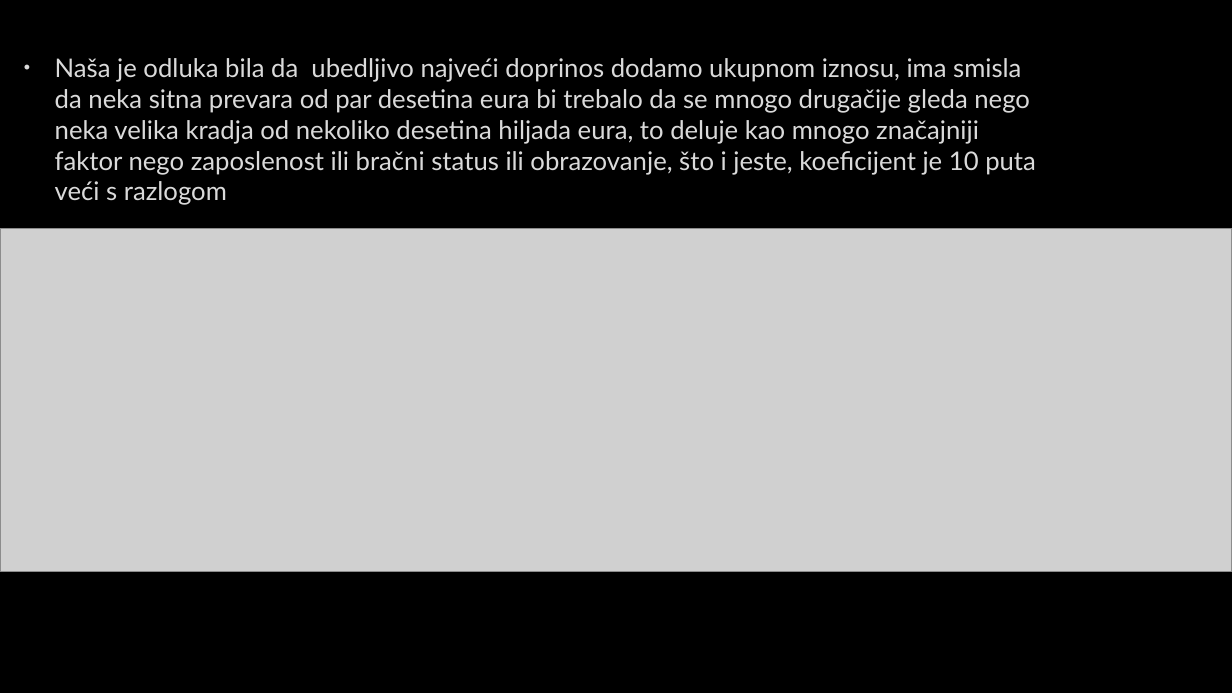
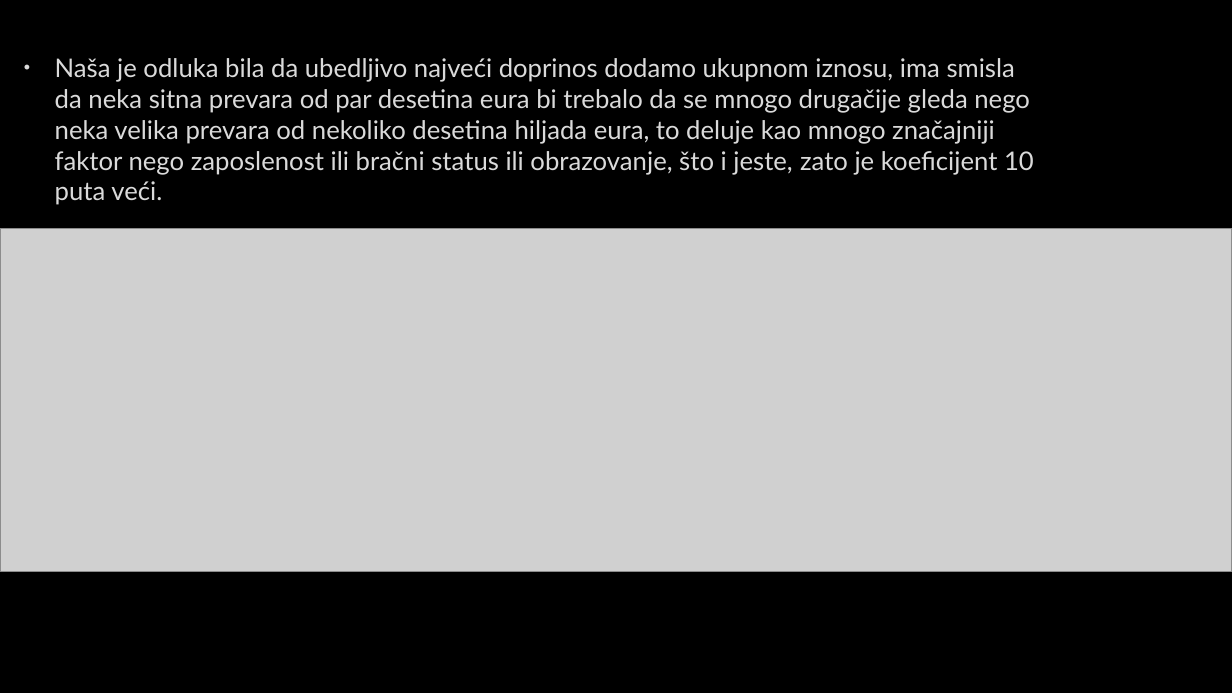
Before and after one commit to urospetraskovic/PravnaInformatikaTeam8, a slide deck: slide 39 of Project/Prezentacija.pptx. Drawn at 1232x693 pixels with LibreOffice and Linux fonts; fonts in the diff are those of the drawing; grey boxes stand for pictures; background and template pictures are left out. Boxes give left, top, right and bottom in pixels: in the first picture for what was removed or moved away, otherwise in the second. Text is boxed around its words. In the diff, an @@ line names an element or a change of style, - is before the commit and + after.

```diff
--- a/Project/Prezentacija.pptx
+++ b/Project/Prezentacija.pptx
@@ text at (55, 58, 1034, 205): text changed @@
-• Naša je odluka bila da ubedljivo najveći doprinos dodamo ukupnom iznosu, ima smisla da neka sitna prevara od par desetina eura bi trebalo da se mnogo drugačije gleda nego neka velika kradja od nekoliko desetina hiljada eura, to deluje kao mnogo značajniji faktor nego zaposlenost ili bračni status ili obrazovanje, što i jeste, koeficijent je 10 puta veći s razlogom
+• Naša je odluka bila da ubedljivo najveći doprinos dodamo ukupnom iznosu, ima smisla da neka sitna prevara od par desetina eura bi trebalo da se mnogo drugačije gleda nego neka velika prevara od nekoliko desetina hiljada eura, to deluje kao mnogo značajniji faktor nego zaposlenost ili bračni status ili obrazovanje, što i jeste, zato je koeficijent 10 puta veći.
```
Also in this commit, not shown: 44 other slides changed.
